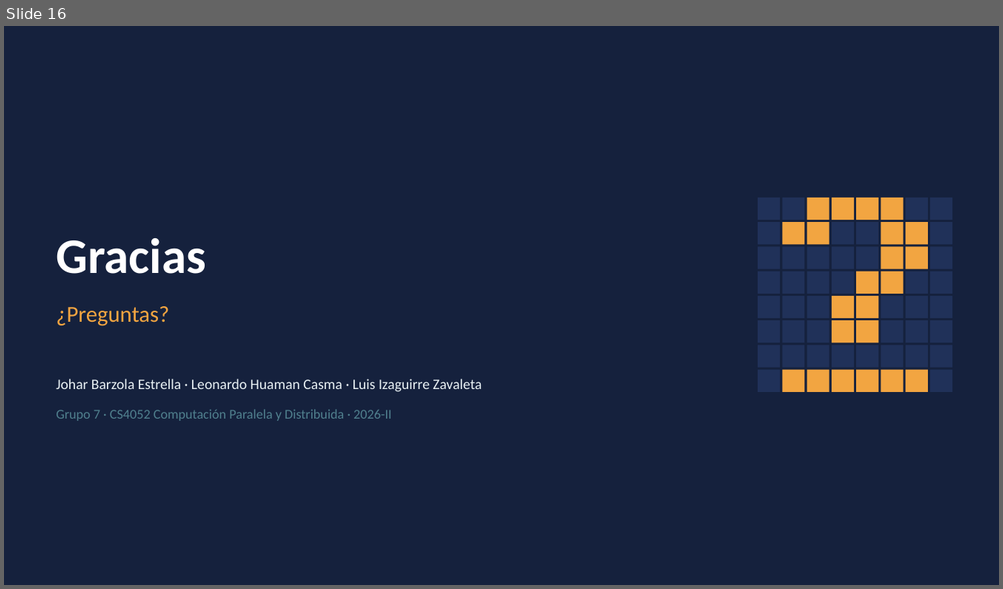
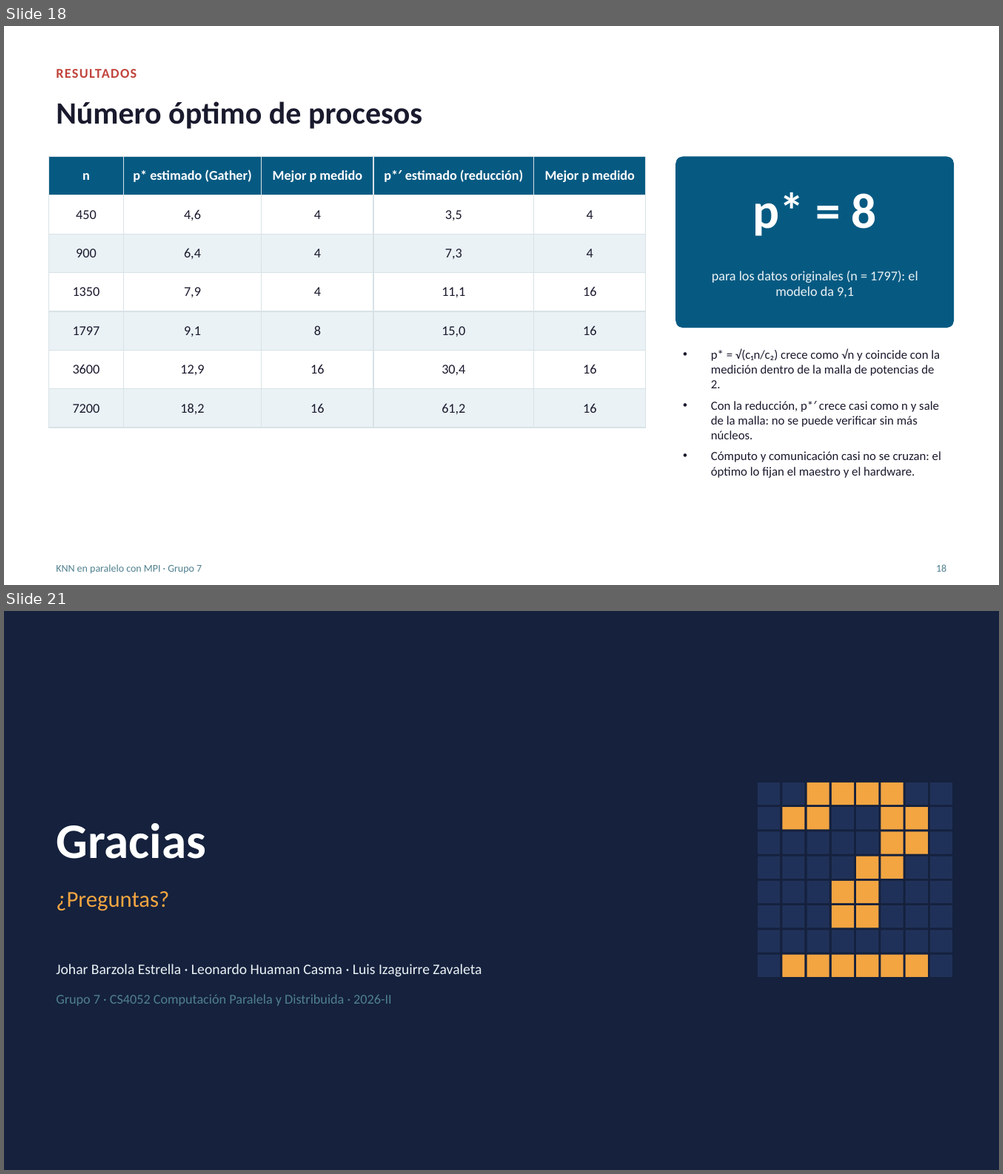
Before and after one commit to LuisIZ/Proyecto_CPD, a slide deck: docs/presentation/Presentacion-Entrega-Final.pptx. Shown one above the other, each under a label of ours: slide 16 before the commit, slides 18 and 21 after it; the slides between them are not shown. The pictures are 1003x589 and 1003x1174 pixels, drawn with LibreOffice and Linux fonts; fonts in the diff are those of the drawing. Boxes give left, top, right and bottom in pixels: in the first picture for what was removed or moved away, otherwise in the second. Text is boxed around its words. In the diff, an @@ line names an element or a change of style, - is before the commit and + after.

Commit message:
Resultados del informe, láminas de resultados y mediciones finales

```diff
--- a/docs/presentation/Presentacion-Entrega-Final.pptx
+++ b/docs/presentation/Presentacion-Entrega-Final.pptx
@@ slide 18 added at (4,26,999,585), background #FFFFFF @@
@@ text added at (56,69,136,78), 13 pt, text #C1443C, bold @@
+RESULTADOS
@@ text added at (56,101,422,129), 30 pt, text #1A1A2E, bold @@
+Número óptimo de procesos
@@ table added at (48,156,646,417), 7 rows, 5 columns @@
+n | p* estimado (Gather) | Mejor p medido | p*′ estimado (reducción) | Mejor p medido
+450 | 4,6 | 4 | 3,5 | 4
+900 | 6,4 | 4 | 7,3 | 4
+1350 | 7,9 | 4 | 11,1 | 16
+1797 | 9,1 | 8 | 15,0 | 16
+3600 | 12,9 | 16 | 30,4 | 16
+7200 | 18,2 | 16 | 61,2 | 16
@@ rounded rectangle added at (675,156,954,328), fill #065A82 @@
@@ text added at (752,192,876,236), 48 pt, text #FFFFFF, bold @@
+p* = 8
@@ text added at (711,271,917,298), 13 pt, text #EAF2F5 @@
+para los datos originales (n = 1797): el modelo da 9,1
@@ text added at (711,349,941,478), 12 pt, text #1A1A2E @@
+• p* = √(c₁n/c₂) crece como √n y coincide con la medición dentro de la malla de potencias de 2.
+• Con la reducción, p*′ crece casi como n y sale de la malla: no se puede verificar sin más núcleos.
+• Cómputo y comunicación casi no se cruzan: el óptimo lo fijan el maestro y el hardware.
@@ text added at (56,565,202,574), 10 pt, text #50808E @@
+KNN en paralelo con MPI · Grupo 7
@@ text added at (936,565,946,572), 10 pt, text #50808E @@
+18
@@ what was slide 16 is now slide 21 @@
```
Also in this commit, not shown: 13 slides changed, 6 other slides added, 2 slides removed, 2 other files.
